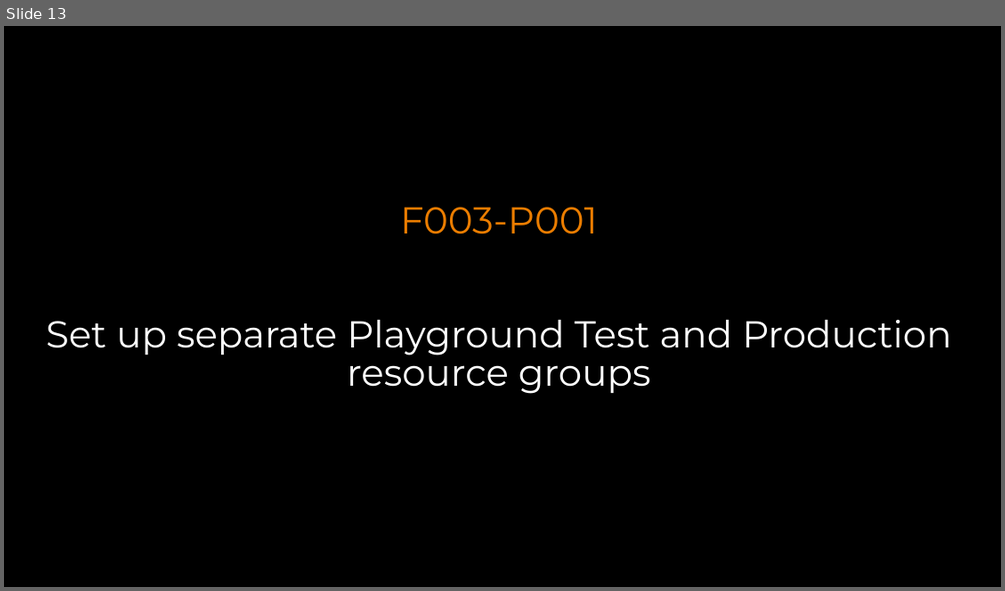
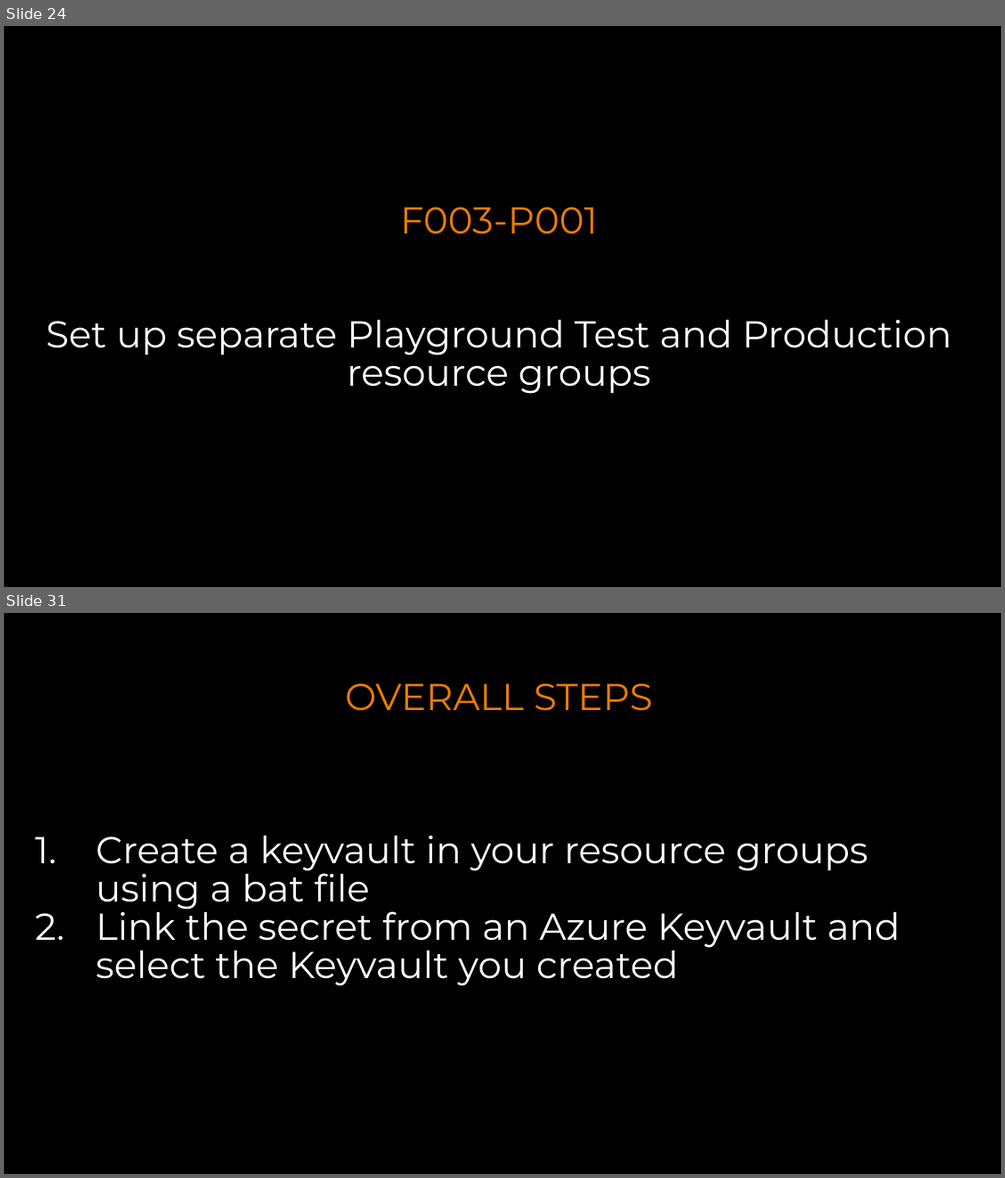
Before and after one commit to gourav8jain/Test-GDBC-2018, a slide deck: Challenges.pptx. Shown one above the other, each under a label of ours: slide 13 before the commit, slides 24 and 31 after it; the slides between them are not shown. The pictures are 1005x591 and 1005x1178 pixels, drawn with LibreOffice and Linux fonts; fonts in the diff are those of the drawing; background and template pictures are left out. Boxes give left, top, right and bottom in pixels: in the first picture for what was removed or moved away, otherwise in the second. Text is boxed around its words. In the diff, an @@ line names an element or a change of style, - is before the commit and + after.

```diff
--- a/Challenges.pptx
+++ b/Challenges.pptx
@@ slide 31 added at [4, 613, 1001, 1174], background picture (left out) @@
@@ text added at [345, 683, 653, 711], 36 pt, text #EB7D00 @@
+OVERALL STEPS
@@ text added at [96, 835, 900, 986], 36 pt, text #FFFFFF @@
+1. Create a keyvault in your resource groups using a bat file
+2. Link the secret from an Azure Keyvault and select the Keyvault you created
@@ what was slide 13 is now slide 24 @@
```
Also in this commit, not shown: 6 slides changed, 16 other slides added, 1 slide removed, 1 other file.
